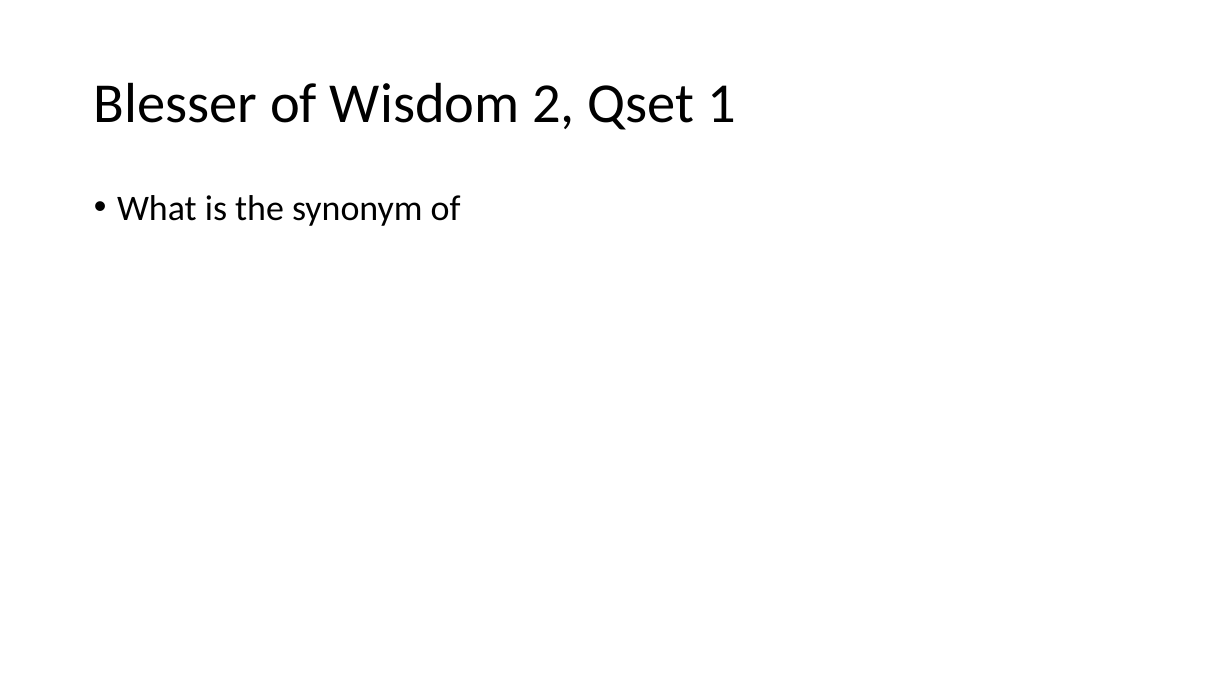
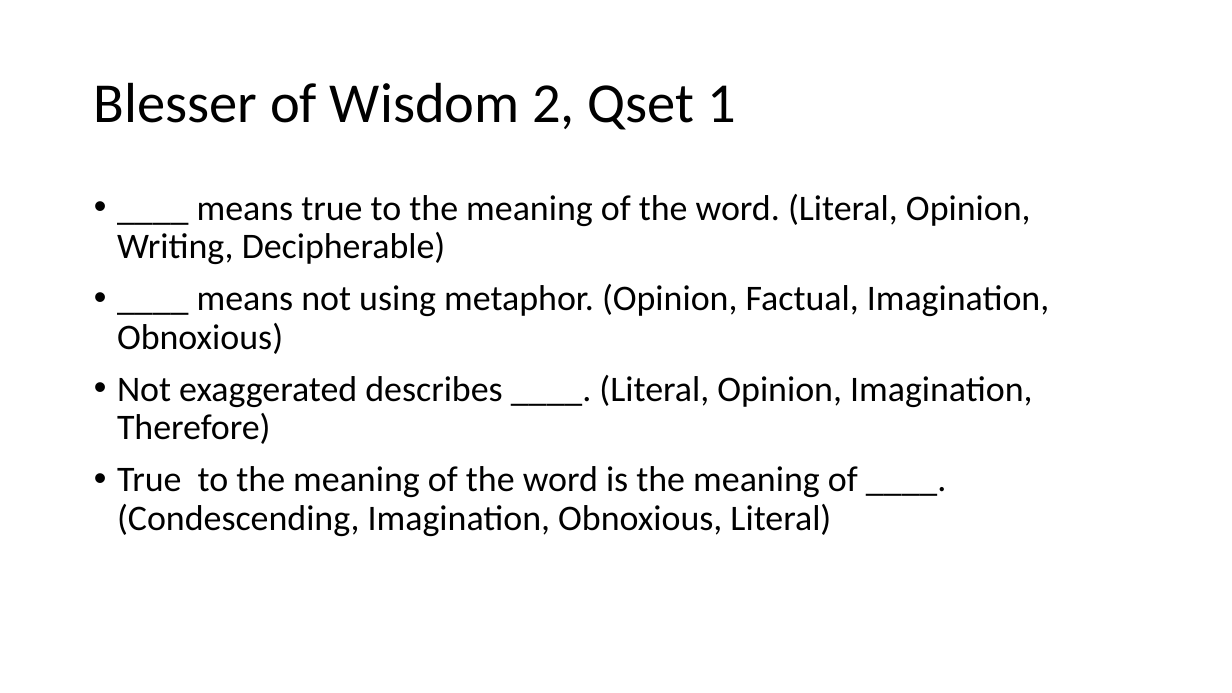
Before and after one commit to nawamkihafahd/PowerOfWisdom, a slide deck: slide 38 of Konsep.pptx. Drawn at 1232x693 pixels with LibreOffice and Linux fonts; fonts in the diff are those of the drawing. Boxes give left, top, right and bottom in pixels: in the first picture for what was removed or moved away, otherwise in the second. Text is boxed around its words. In the diff, an @@ line names an element or a change of style, - is before the commit and + after.

Commit message:
Question sets, book of wisdom 1, enemy database

```diff
--- a/Konsep.pptx
+++ b/Konsep.pptx
@@ text at [117,194,1049,536]: text changed @@
-• What is the synonym of
+• ____ means true to the meaning of the word. (Literal, Opinion, Writing, Decipherable)
+• ____ means not using metaphor. (Opinion, Factual, Imagination, Obnoxious)
+• Not exaggerated describes ____. (Literal, Opinion, Imagination, Therefore)
+• True to the meaning of the word is the meaning of ____. (Condescending, Imagination, Obnoxious, Literal)
```
Also in this commit, not shown: 8 other slides changed, 1 slide added, 20 other files.
